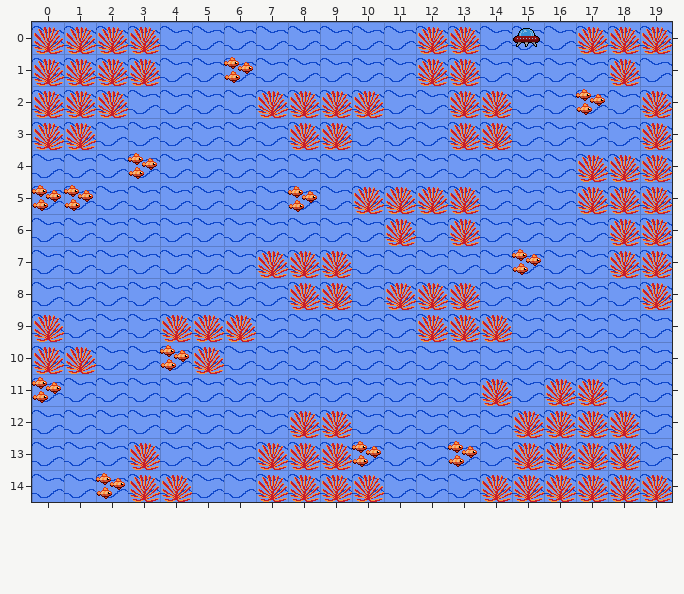
One commit to this Tiled map (JSON): public/assets/maps/map-level-02.json. This is how it looked before the edit.
Cells are 32x32 px. Shown: x 0..19, y 0..14.
And afterwards:
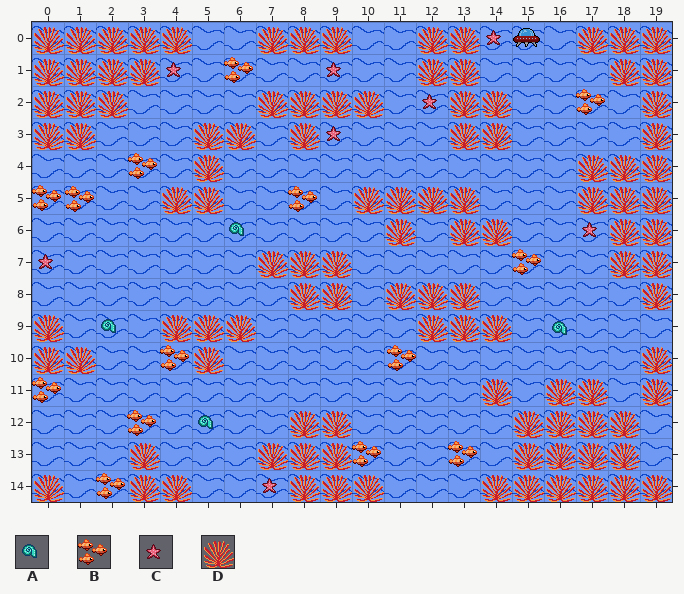
Key: from "tileset": A 13, B 14, C 15, D 16.
_ is an empty cell.
Objects are placed by their top-left corner, in cells (3,4 is the top-left corner of cell 3,4); size is 1x1 cell unless given.
Tiles replaced or removed in this view: B, D.
From old to new:
Changed rows in their new state; . is an unchanged cell.
Layer "Obstacles":
first column x 0:
 0 ....D..DDD....C.....
 1 ....C....C.........D
 2 ............C.......
 3 .....DD..C..........
 4 .....D..............
 5 ._..DD..............
 6 ..............D..C..
 7 C...................
10 ...................D
11 ...................D
14 D......C............
Layer "Items":
added: B "Fish" at 1,5
added: A "Shell" at 6,6
added: A "Shell" at 2,9
added: A "Shell" at 16.1,9.1
added: B "Fish" at 11.1,10
added: A "Shell" at 5,12
added: B "Fish" at 3,12
